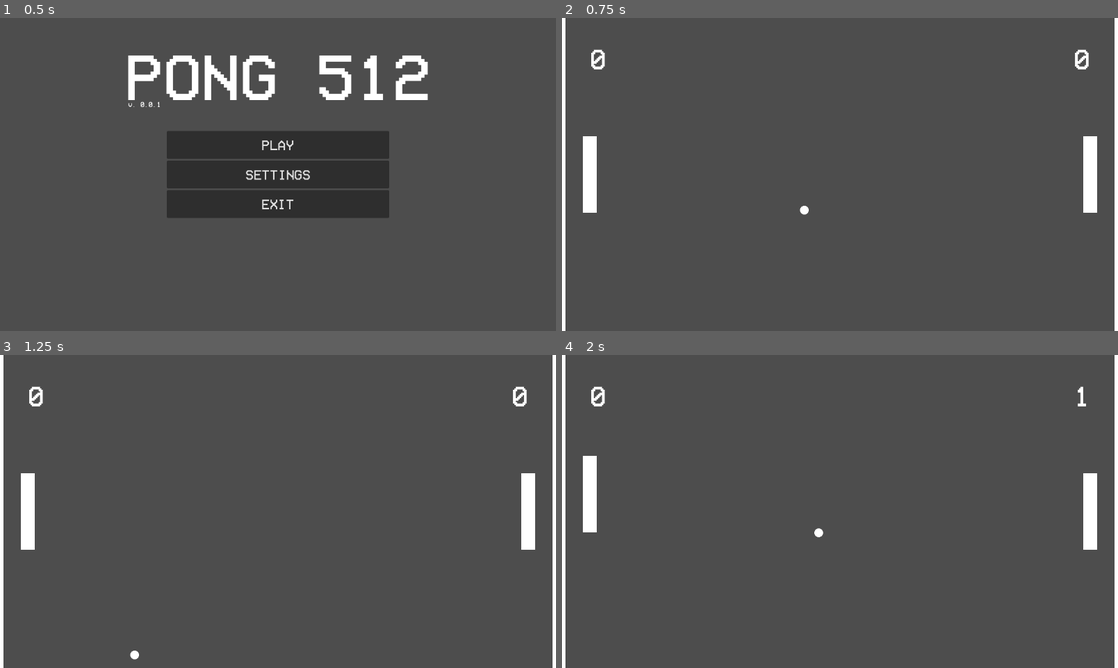
Above: before the commit, frames 1-4 (two rows, left to right).
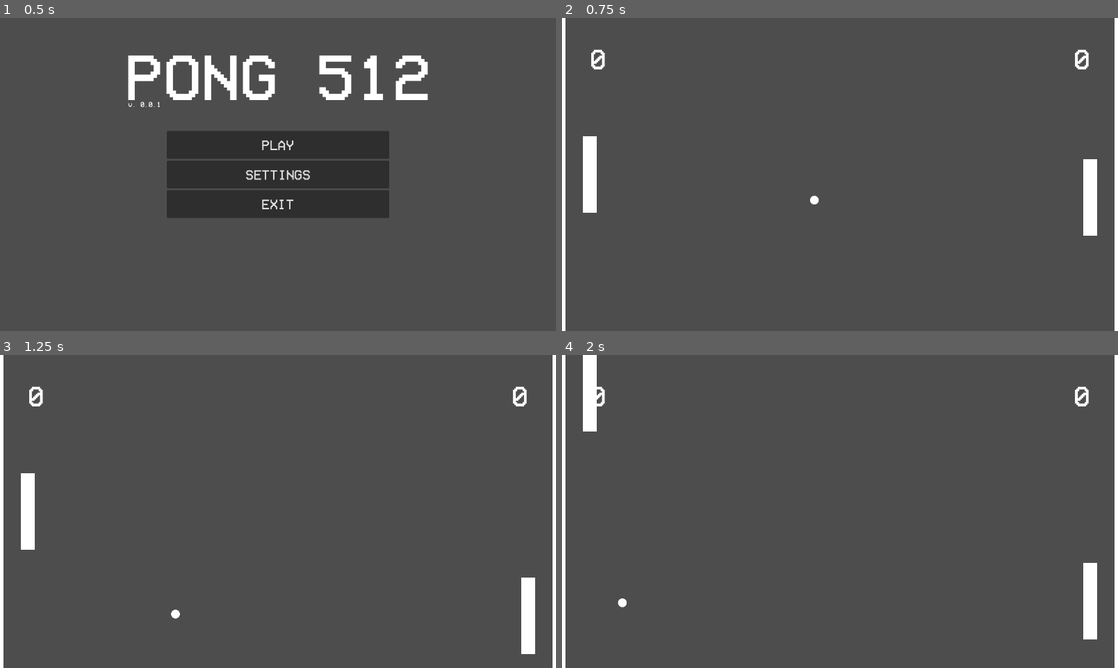
Above: after the commit, the same moments.

Repository: Cubature1/Pong-512-2D
Game: Godot game, scene res://scenes/menu.tscn
Two runs of this game, one before a commit and one after it. Both use one fixed random seed, a clock stepped at 60 frames per second and the inputs below.
Inputs:
- Up to frame 1 (0.5 s): no input
- Up to frame 2 (0.75 s): click "PLAY" at 0.5 s
- Up to frame 3 (1.25 s): no input
- Up to frame 4 (2 s): hold Up (move_up) from 1.28 s (still down)

Frame 1 is identical in both runs. In frame 2, 0.4% of the frame differs, in the area x 42-97%, y 37-70%; in frame 3, 1.3%; in frame 4, 2.6%, in the area x 3-97%, y 0-91%.

Commit message:
Various fixes and improvements
- Fix cpu_paddle movement
- Fix issue #1 , issue #2 (tentative)
- Slowed down game initially
- Added speed ramp up over time

Diff:
--- a/global.gd
+++ b/global.gd
@@ -7,7 +7,8 @@
 ## Paddle width in pixels (relative)
 var paddle_width: int = 16
 ## Paddle speed
-var paddle_speed: int = 400 # Base velocity
+var base_speed: int = 500 # Base speed
+var speed: int = base_speed
 
 var player_score: int
 var cpu_score: int
--- a/scenes/game.tscn
+++ b/scenes/game.tscn
@@ -87,6 +87,7 @@
 [node name="Ball" parent="." unique_id=481297755 instance=ExtResource("7_lc2xo")]
 
 [node name="CPUPaddle" parent="." unique_id=1147024350 instance=ExtResource("6_0tnpc")]
+monitorable = false
 
 [connection signal="area_entered" from="Collisions/Floor" to="Ball" method="_on_vertical_bound_hit"]
 [connection signal="area_entered" from="Collisions/Ceiling" to="Ball" method="_on_vertical_bound_hit"]
--- a/scripts/ball.gd
+++ b/scripts/ball.gd
@@ -1,8 +1,7 @@
 extends Area2D
 
 
-## The ball's initial speed. Default 700.
-@export var speed: int = 700
+var speed = Global.speed
 
 var screen_size: Vector2
 var bounce: bool = false # To be removed
@@ -17,9 +16,10 @@
 
 # Called when the node enters the scene tree for the first time.
 func _ready() -> void:
+	speed = Global.speed
 	screen_size = get_viewport_rect().size
 	velocity = Vector2(coinflip(),coinflip()) # Calculate starting velocity, 1 or -1 on either axis.
-	# print("Ball velocity is", velocity)
+	# print("Ball velocity is", velocity) # Debug
 
 
 # Called every frame. 'delta' is the elapsed time since the previous frame.
@@ -31,10 +31,13 @@
 
 
 func _on_vertical_bound_hit(area: Area2D) -> void:
-	velocity = velocity * Vector2(1,-1)
+	velocity = velocity * Vector2(1,-1) # Change heading
+	Global.speed *= 1.1
 
 func _on_player_paddle_hit(area: Area2D) -> void:
-	velocity = velocity * Vector2(-1,1)
+	velocity = velocity * Vector2(-1,1) # Change heading
+	Global.speed *= 1.1
 
 func _on_cpu_paddle_hit(area: Area2D) -> void:
-	velocity = velocity * Vector2(-1,1)
+	velocity = velocity * Vector2(-1,1) # Change heading
+	Global.speed *= 1.1
--- a/scripts/cpu_paddle.gd
+++ b/scripts/cpu_paddle.gd
@@ -5,7 +5,7 @@
 
 var paddle_height = Global.paddle_height
 var paddle_width = Global.paddle_width
-var speed = Global.paddle_speed
+var speed = Global.speed
 
 @onready var ball = $"../Ball"
 var ball_position
@@ -21,9 +21,12 @@
 # Called every frame. 'delta' is the elapsed time since the previous frame.
 func _process(delta: float) -> void:
 	var velocity: Vector2 = Vector2.ZERO
+	speed = Global.speed * .8
 	ball_position = ball.get_position()
-
-
+	if ball_position.y > position.y:
+		velocity.y += 1
+	elif ball_position.y < position.y:
+		velocity.y -= 1
 	if velocity.length() > 0:
 		velocity = velocity.normalized() * speed
 	position += velocity * delta
--- a/scripts/game.gd
+++ b/scripts/game.gd
@@ -4,7 +4,7 @@
 
 # Called when the node enters the scene tree for the first time.
 func _ready() -> void:
-	pass # Replace with function body.
+	Global.speed = Global.base_speed # Reset speed
 	$PlayerPaddle.set_position($PlayerStartPosition.get_position())
 	$CPUPaddle.set_position($CPUStartPosition.get_position())
 	$Ball.set_position($BallStartPosition.get_position())
--- a/scripts/paddle.gd
+++ b/scripts/paddle.gd
@@ -5,7 +5,7 @@
 
 var paddle_height = Global.paddle_height
 var paddle_width = Global.paddle_width
-var speed = Global.paddle_speed
+var speed = Global.speed
 
 # Called when the node enters the scene tree for the first time.
 func _ready() -> void:
@@ -17,6 +17,7 @@
 # Called every frame. 'delta' is the elapsed time since the previous frame.
 func _process(delta) -> void:
 	var velocity = Vector2.ZERO
+	speed = Global.speed * .8
 	if Input.is_action_pressed("move_up"):
 		velocity.y -= 1
 	if Input.is_action_pressed("move_down"):
